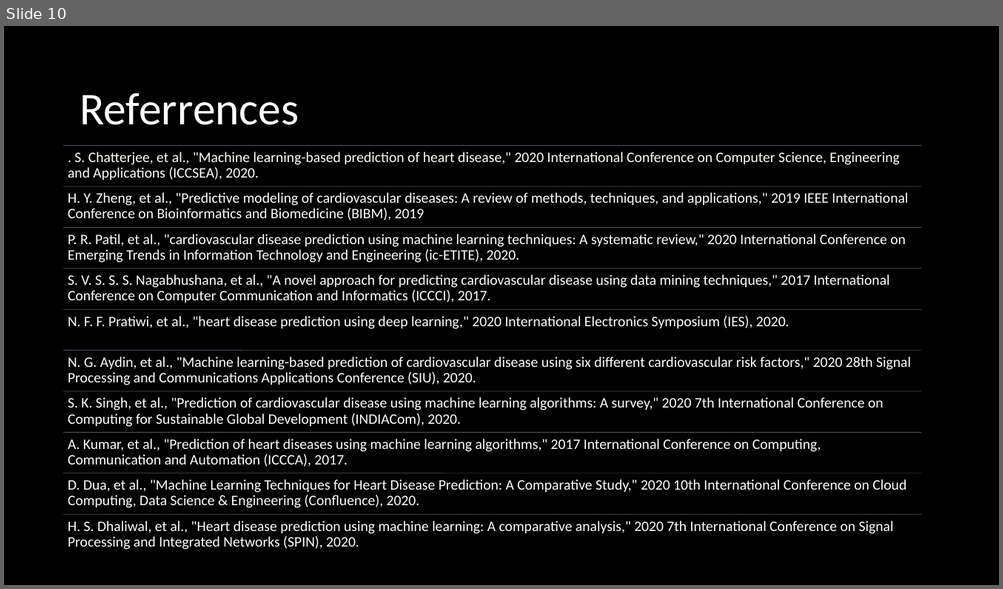
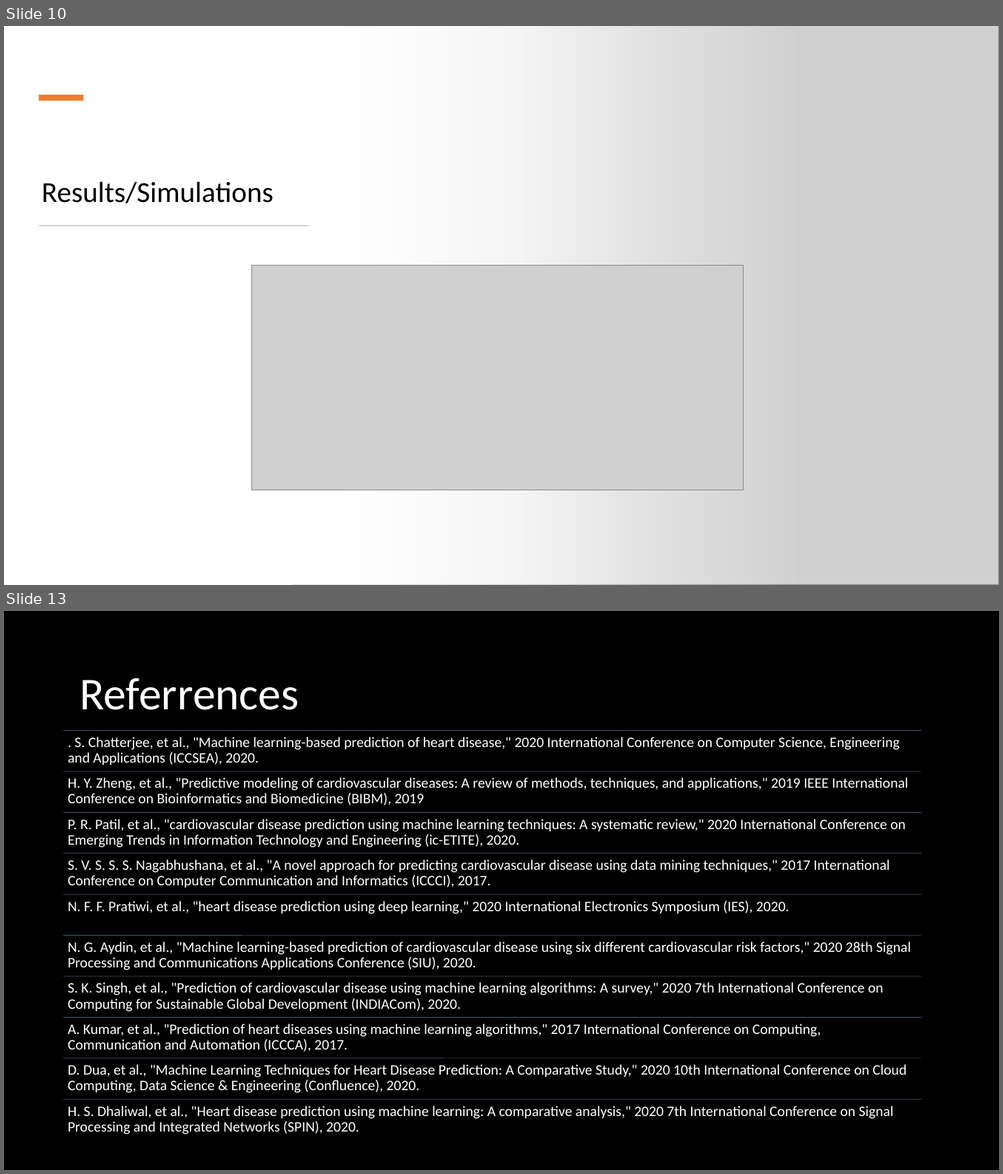
Before and after one commit to shivapriya3004/Cardiovascular-using-Flask, a slide deck: Cardiovascular ppt 2.pptx. Shown one above the other, each under a label of ours: slide 10 before the commit, slides 10 and 13 after it; the slides between them are not shown. The pictures are 1003x589 and 1003x1174 pixels, drawn with LibreOffice and Linux fonts; fonts in the diff are those of the drawing; grey boxes stand for pictures; background and template pictures are left out. Boxes give left, top, right and bottom in pixels: in the first picture for what was removed or moved away, otherwise in the second. Text is boxed around its words. In the diff, an @@ line names an element or a change of style, - is before the commit and + after.

```diff
--- a/Cardiovascular ppt 2.pptx
+++ b/Cardiovascular ppt 2.pptx
@@ slide 10 added at (4, 26, 999, 585), background #FFFFFF @@
@@ rectangle added at (4, 26, 800, 585), fill gradient #FFFFFF @@
@@ picture added at (291, 26, 999, 585) @@
@@ rectangle added at (38, 95, 83, 101), fill #ED7D31 @@
@@ title added at (42, 181, 273, 204), 28 pt, text #000000 @@
+Results/Simulations
@@ rectangle added at (39, 225, 308, 226), fill #D5D5D5, outline #D5D5D5 0.25 pt @@
@@ picture added at (252, 266, 743, 491) @@
@@ what was slide 10 is now slide 13 @@
```
Also in this commit, not shown: 2 other slides added.
